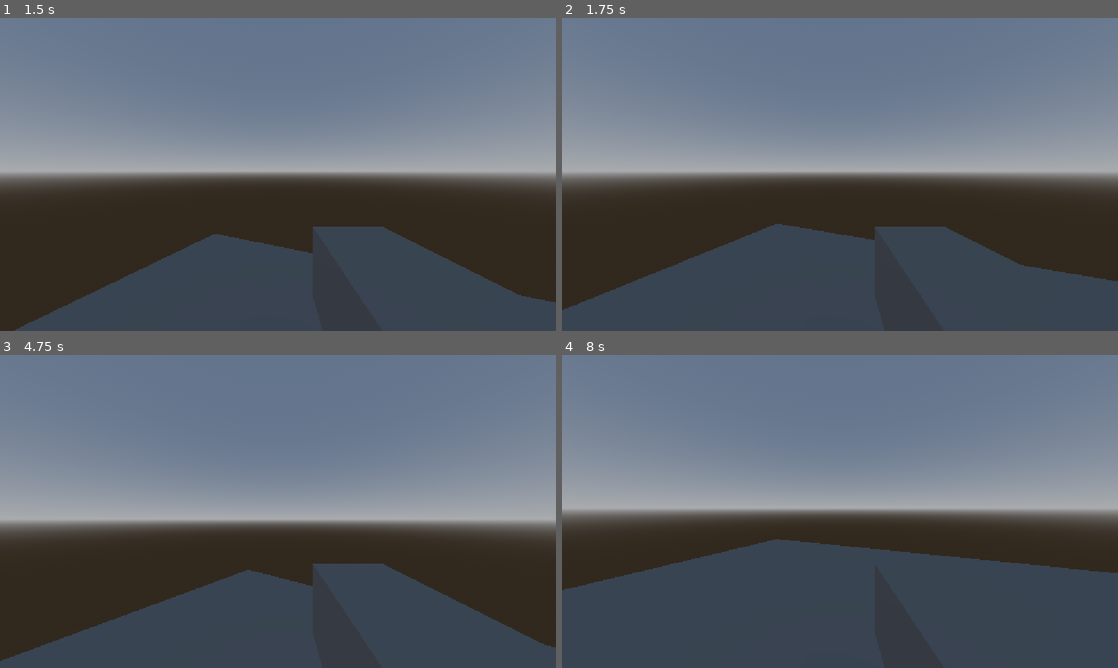
Above: before the commit, frames 1-4 (two rows, left to right).
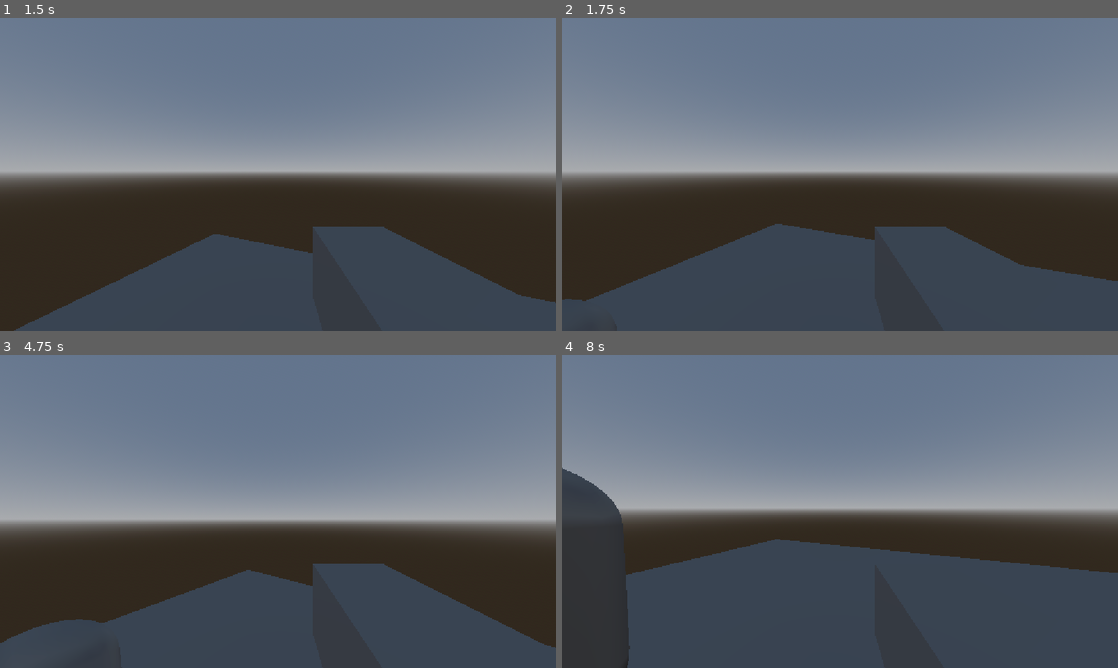
Above: after the commit, the same moments.

Repository: RayTK09/protogenStealsAltmansRam
Game: Godot game, scene res://scenes/test.tscn
Same seed, same stepped clock (60 frames per second), same inputs: the game is played once before the commit and once after it.
Inputs (mouse positions are in pixels of both pictures, inside the frame that each line leads up to):
- Up to frame 1 (1.5 s): tap Enter (ui_accept) at 0.5, 0.8, 1.35 s; move the mouse to (305, 174) at 0.52 s; hold Up (ui_up) from 0.53 s (still down); click (305, 174) at 0.6 s; tap Space (jump) at 0.77, 1.07 s; move the mouse to (250, 174) at 1.27 s
- Up to frame 2 (1.75 s): keep holding Up (ui_up); tap Space (jump) at 1.52 s; tap Ctrl (crouch, bound only after the commit) at 1.55 s
- Up to frame 3 (4.75 s): keep holding Up (ui_up); tap Space (jump) at 1.82, 2.3, 2.85, 3.02, 3.32, 3.77, 4.07, 4.52 s; move the mouse to (289, 505) at 2.02 s; tap Ctrl (crouch, bound only after the commit) at 2.1, 4.55 s; move the mouse to (272, 517) at 2.77 s; click (272, 517) at 3.05 s; move the mouse to (316, 514) at 3.52 s; click (316, 514) at 3.6 s; tap Enter (ui_accept) at 3.8, 4.35 s; move the mouse to (233, 508) at 4.27 s
- Up to frame 4 (8 s): tap Space (jump) at 4.82, 5.3, 6.02, 6.32, 6.77, 7.07, 7.52, 7.82 s; move the mouse to (845, 511) at 5.02 s; tap Ctrl (crouch, bound only after the commit) at 5.1, 7.55 s; move the mouse to (817, 505) at 5.77 s; release Up (ui_up) at 5.78 s; hold Right (ui_right) 5.78-6.53 s; tap Alt at 5.85 s; click (817, 505) at 6.05 s; move the mouse to (867, 511) at 6.52 s; hold Up (ui_up) from 6.53 s (still down); tap Shift at 6.6 s; tap Enter (ui_accept) at 6.8 s; move the mouse to (812, 511) at 7.27 s; click (812, 511) at 7.35 s

Frame 1 is identical in both runs. In frame 2, less than 0.1% of the frame differs, in the area x 0-4%, y 89-94%; in frame 3, 0.9%; in frame 4, 4.6%, in the area x 0-13%, y 36-100%.

Commit message:
enemy navigation yayyyyyyyyyyyy

Diff:
--- a/project.godot
+++ b/project.godot
@@ -70,6 +70,16 @@
 "events": [Object(InputEventMouseButton,"resource_local_to_scene":false,"resource_name":"","device":-1,"window_id":0,"a …(253 unchanged characters)…
 ]
 }
+crouch={
+"deadzone": 0.2,
+"events": [Object(InputEventKey,"resource_local_to_scene":false,"resource_name":"","device":-1,"window_id":0,"alt_pressed":false,"shift_pressed":false,"ctrl_pressed":false,"meta_pressed":false,"pressed":false,"keycode":0,"physical_keycode":4194326,"key_label":0,"unicode":0,"location":0,"echo":false,"script":null)
+]
+}
+
+[layer_names]
+
+3d_physics/layer_1="wallCollision"
+3d_physics/layer_2="enemyDetection"
 
 [physics]
 
--- a/scenes/enemy_test.tscn
+++ b/scenes/enemy_test.tscn
@@ -1,13 +1,21 @@
 [gd_scene format=3 uid="uid://bqwhgpw8dsxoa"]
+
+[ext_resource type="Script" uid="uid://bjkqsjrb5vxlf" path="res://script/enemy_test.gd" id="1_y7jog"]
 
 [sub_resource type="CapsuleShape3D" id="CapsuleShape3D_2qw5g"]
 
 [sub_resource type="CapsuleMesh" id="CapsuleMesh_78ya6"]
 
 [node name="enemyTest" type="CharacterBody3D" unique_id=146386525]
+collision_layer = 3
+script = ExtResource("1_y7jog")
 
 [node name="CollisionShape3D" type="CollisionShape3D" parent="." unique_id=617028326]
 shape = SubResource("CapsuleShape3D_2qw5g")
 
 [node name="MeshInstance3D" type="MeshInstance3D" parent="CollisionShape3D" unique_id=1481683060]
 mesh = SubResource("CapsuleMesh_78ya6")
+
+[node name="NavigationAgent3D" type="NavigationAgent3D" parent="." unique_id=263217497]
+target_desired_distance = 3.0
+debug_enabled = true
--- a/scenes/playerStuff/player.tscn
+++ b/scenes/playerStuff/player.tscn
@@ -4,6 +4,91 @@
 [ext_resource type="PackedScene" uid="uid://dtb04b2bo35og" path="res://scenes/playerStuff/weapons.tscn" id="2_gjgum"]
 
 [sub_resource type="CapsuleShape3D" id="CapsuleShape3D_2qw5g"]
+
+[sub_resource type="Animation" id="Animation_gjgum"]
+length = 0.001
+tracks/0/type = "value"
+tracks/0/imported = false
+tracks/0/enabled = true
+tracks/0/path = NodePath("CollisionShape3D:shape:height")
+tracks/0/interp = 1
+tracks/0/loop_wrap = true
+tracks/0/keys = {
+"times": PackedFloat32Array(0),
+"transitions": PackedFloat32Array(1),
+"update": 0,
+"values": [2.0]
+}
+tracks/1/type = "value"
+tracks/1/imported = false
+tracks/1/enabled = true
+tracks/1/path = NodePath("CollisionShape3D:position")
+tracks/1/interp = 1
+tracks/1/loop_wrap = true
+tracks/1/keys = {
+"times": PackedFloat32Array(0),
+"transitions": PackedFloat32Array(1),
+"update": 0,
+"values": [Vector3(0, 0, 0)]
+}
+tracks/2/type = "value"
+tracks/2/imported = false
+tracks/2/enabled = true
+tracks/2/path = NodePath("Camera3D:position")
+tracks/2/interp = 1
+tracks/2/loop_wrap = true
+tracks/2/keys = {
+"times": PackedFloat32Array(0),
+"transitions": PackedFloat32Array(1),
+"update": 0,
+"values": [Vector3(0, 0.5, 0)]
+}
+
+[sub_resource type="Animation" id="Animation_qs625"]
+resource_name = "crouch"
+length = 0.05
+tracks/0/type = "value"
+tracks/0/imported = false
+tracks/0/enabled = true
+tracks/0/path = NodePath("CollisionShape3D:shape:height")
+tracks/0/interp = 1
+tracks/0/loop_wrap = true
+tracks/0/keys = {
+"times": PackedFloat32Array(0, 0.05),
+"transitions": PackedFloat32Array(1, 1),
+"update": 0,
+"values": [2.0, 1.0]
+}
+tracks/1/type = "value"
+tracks/1/imported = false
+tracks/1/enabled = true
+tracks/1/path = NodePath("CollisionShape3D:position")
+tracks/1/interp = 1
+tracks/1/loop_wrap = true
+tracks/1/keys = {
+"times": PackedFloat32Array(0, 0.05),
+"transitions": PackedFloat32Array(1, 1),
+"update": 0,
+"values": [Vector3(0, 0, 0), Vector3(0, -0.5, 0)]
+}
+tracks/2/type = "value"
+tracks/2/imported = false
+tracks/2/enabled = true
+tracks/2/path = NodePath("Camera3D:position")
+tracks/2/interp = 1
+tracks/2/loop_wrap = true
+tracks/2/keys = {
+"times": PackedFloat32Array(0, 0.05),
+"transitions": PackedFloat32Array(1, 1),
+"update": 0,
+"values": [Vector3(0, 0.5, 0), Vector3(0, -0.5, 0)]
+}
+
+[sub_resource type="AnimationLibrary" id="AnimationLibrary_xwbnl"]
+_data = {
+&"RESET": SubResource("Animation_gjgum"),
+&"crouch": SubResource("Animation_qs625")
+}
 
 [node name="player" type="CharacterBody3D" unique_id=1397619536]
 script = ExtResource("1_3vyb7")
@@ -17,3 +102,6 @@
 
 [node name="weapons" parent="Camera3D" unique_id=1990929830 instance=ExtResource("2_gjgum")]
 transform = Transform3D(1, 0, 0, 0, 1, 0, 0, 0, 1, 0.4, -0.5, -0.4)
+
+[node name="AnimationPlayer" type="AnimationPlayer" parent="." unique_id=1668722399]
+libraries/ = SubResource("AnimationLibrary_xwbnl")
--- a/scenes/playerStuff/weapons.tscn
+++ b/scenes/playerStuff/weapons.tscn
@@ -27,3 +27,7 @@
 [node name="CollisionShape3D" type="CollisionShape3D" parent="Area3D" unique_id=832492693]
 transform = Transform3D(1, 0, 0, 0, 1, 0, 0, 0, 1, -0.4, 0, 0)
 shape = SubResource("BoxShape3D_78ya6")
+disabled = true
+
+[node name="Timer" type="Timer" parent="." unique_id=744338224]
+one_shot = true
--- a/scenes/test.tscn
+++ b/scenes/test.tscn
@@ -1,6 +1,7 @@
 [gd_scene format=3 uid="uid://g81qq63051vn"]
 
 [ext_resource type="PackedScene" uid="uid://dvvg307gmlhc6" path="res://scenes/playerStuff/player.tscn" id="1_errlg"]
+[ext_resource type="PackedScene" uid="uid://bqwhgpw8dsxoa" path="res://scenes/enemy_test.tscn" id="2_bl13t"]
 
 [sub_resource type="ProceduralSkyMaterial" id="ProceduralSkyMaterial_bl13t"]
 sky_horizon_color = Color(0.66224277, 0.6717428, 0.6867428, 1)
@@ -14,9 +15,13 @@
 sky = SubResource("Sky_iyx0m")
 glow_enabled = true
 
+[sub_resource type="BoxShape3D" id="BoxShape3D_2qw5g"]
+
+[sub_resource type="NavigationMesh" id="NavigationMesh_2qw5g"]
+vertices = PackedVector3Array(-5.867651, 0.45, -5.867651, -5.867651, 0.45, 5.882349, 5.882349, 0.45, 5.882349, 5.882349, 0.45, -5.867651)
+polygons = [PackedInt32Array(3, 2, 0), PackedInt32Array(0, 2, 1)]
+
 [sub_resource type="BoxMesh" id="BoxMesh_78ya6"]
-
-[sub_resource type="BoxShape3D" id="BoxShape3D_2qw5g"]
 
 [node name="test" type="Node3D" unique_id=732191058]
 
@@ -28,11 +33,19 @@
 
 [node name="StaticBody3D" type="StaticBody3D" parent="Node3D" unique_id=2141467231]
 
-[node name="MeshInstance3D" type="MeshInstance3D" parent="Node3D/StaticBody3D" unique_id=1519236908]
-mesh = SubResource("BoxMesh_78ya6")
-
 [node name="CollisionShape3D" type="CollisionShape3D" parent="Node3D/StaticBody3D" unique_id=1259775182]
 shape = SubResource("BoxShape3D_2qw5g")
 
+[node name="NavigationRegion3D" type="NavigationRegion3D" parent="Node3D/StaticBody3D" unique_id=1708872380]
+transform = Transform3D(0.07852189, 0, 0, 0, 10.000003, 0, 0, 0, 0.07852189, 0, 0, 0)
+navigation_mesh = SubResource("NavigationMesh_2qw5g")
+
+[node name="MeshInstance3D" type="MeshInstance3D" parent="Node3D/StaticBody3D/NavigationRegion3D" unique_id=1519236908]
+transform = Transform3D(12.735302, 0, 0, 0, 0.09999998, 0, 0, 0, 12.735302, 0, 0, 0)
+mesh = SubResource("BoxMesh_78ya6")
+
 [node name="player" parent="." unique_id=1397619536 instance=ExtResource("1_errlg")]
 transform = Transform3D(1, 0, 0, 0, 1, 0, 0, 0, 1, 0, 1, 0)
+
+[node name="enemyTest" parent="." unique_id=146386525 instance=ExtResource("2_bl13t")]
+transform = Transform3D(1, 0, 0, 0, 1, 0, 0, 0, 1, -3, 1, 0)
--- a/script/enemy_test.gd
+++ b/script/enemy_test.gd
@@ -1,8 +1,22 @@
 extends CharacterBody3D
 
+const SPEED := 2.0
+const ACCEL := 3.0
 
-const SPEED = 5.0
-const JUMP_VELOCITY = 4.5
+@onready var nav := $NavigationAgent3D
+@onready var player
+var health := 100
+
+enum enemyState {
+	IDLE,
+	PATROLING,
+	CAUTION,
+	ATTACKING
+}
+
+
+func _ready() -> void:
+	player = get_node('/root/test/player')
 
 
 func _physics_process(delta: float) -> void:
@@ -10,19 +24,22 @@
 	if not is_on_floor():
 		velocity += get_gravity() * delta
 
-	# Handle jump.
-	if Input.is_action_just_pressed("ui_accept") and is_on_floor():
-		velocity.y = JUMP_VELOCITY
+	look_at(player.position)
 
-	# Get the input direction and handle the movement/deceleration.
-	# As good practice, you should replace UI actions with custom gameplay actions.
-	var input_dir := Input.get_vector("ui_left", "ui_right", "ui_up", "ui_down")
-	var direction := (transform.basis * Vector3(input_dir.x, 0, input_dir.y)).normalized()
-	if direction:
-		velocity.x = direction.x * SPEED
-		velocity.z = direction.z * SPEED
+	#I have used this tutorial to figure out how to move the enemy to the players position
+	#https://www.youtube.com/watch?v=XvRY-g27OQk
+	var direction = (nav.get_next_path_position() - global_position).normalized()
+	if !nav.is_navigation_finished():
+		velocity.x = move_toward(0, SPEED * direction.x, ACCEL)
+		velocity.z = move_toward(0, SPEED * direction.z, ACCEL)
 	else:
-		velocity.x = move_toward(velocity.x, 0, SPEED)
-		velocity.z = move_toward(velocity.z, 0, SPEED)
+		velocity.x = move_toward(velocity.x, 0, ACCEL)
+		velocity.z = move_toward(velocity.z, 0, ACCEL)
 
 	move_and_slide()
+
+	if health <= 0:
+		queue_free()
+
+	print(nav.get_next_path_position())
+	nav.target_position = player.position
--- a/script/gobals.gd
+++ b/script/gobals.gd
@@ -3,13 +3,3 @@
 class_name globals
 
 @export var mouseSens := 0.01
-
-
-# Called when the node enters the scene tree for the first time.
-func _ready() -> void:
-	pass # Replace with function body.
-
-
-# Called every frame. 'delta' is the elapsed time since the previous frame.
-func _process(delta: float) -> void:
-	pass
--- a/script/playerScripts/player.gd
+++ b/script/playerScripts/player.gd
@@ -1,4 +1,6 @@
 extends CharacterBody3D
+
+class_name player
 
 const SPEED := 5.0
 const ACCEL := 3.0
@@ -6,10 +8,13 @@
 
 @onready var global : globals = get_node("/root/Gobals")
 @onready var camera := $Camera3D
-@onready var weapon := $weapons
+@onready var weapon := $Camera3D/weapons
+@onready var animationPlayer := $AnimationPlayer
 
+var health := 100
 var rotY : float
 var rotX : float
+var speedMod := 1.0
 var currentPlayerState : playerState = playerState.PLAY
 
 enum playerState {
@@ -42,6 +47,13 @@
 		currentPlayerState = playerState.PLAY
 		Input.mouse_mode = Input.MOUSE_MODE_CAPTURED
 
+	if Input.is_action_just_pressed("crouch"):
+		animationPlayer.play("crouch")
+		speedMod = 0.5
+	elif Input.is_action_just_released("crouch"):
+		animationPlayer.play_backwards("crouch")
+		speedMod = 1
+
 
 func _physics_process(delta: float) -> void:
 	if currentPlayerState == playerState.PLAY:
@@ -53,13 +65,11 @@
 		if Input.is_action_just_pressed("jump") and is_on_floor():
 			velocity.y = JUMP_VELOCITY
 
-		# Get the input direction and handle the movement/deceleration.
-		# As good practice, you should replace UI actions with custom gameplay actions.
 		var input_dir := Input.get_vector("left", "right", "forward", "backward")
 		var direction := (transform.basis * Vector3(input_dir.x, 0, input_dir.y)).normalized()
 		if direction:
-			velocity.x = move_toward(0, SPEED * direction.x, ACCEL)
-			velocity.z = move_toward(0, SPEED * direction.z, ACCEL)
+			velocity.x = move_toward(0, (SPEED * speedMod) * direction.x, ACCEL)
+			velocity.z = move_toward(0, (SPEED * speedMod) * direction.z, ACCEL)
 		else:
 			velocity.x = move_toward(velocity.x, 0, ACCEL)
 			velocity.z = move_toward(velocity.z, 0, ACCEL)
--- a/script/playerScripts/weapons.gd
+++ b/script/playerScripts/weapons.gd
@@ -10,6 +10,7 @@
 @export var ammo := 17
 @export var range := 10
 @export var damage := 10
+@export var timeBetweenShots := 1.0
 
 enum weaponType {
 	MELEE,
@@ -27,6 +28,10 @@
 	weaponRange.target_position = Vector3(0, 0, -range)
 
 
-# Called every frame. 'delta' is the elapsed time since the previous frame.
-func _process(delta: float) -> void:
-	pass
+func _input(event: InputEvent) -> void:
+	if Input.is_action_just_pressed("fire"):
+		if weaponRange.get_collider() == null:
+			pass
+		else:
+			weaponRange.get_collider().health -= damage
+			print(weaponRange.get_collider().health)
